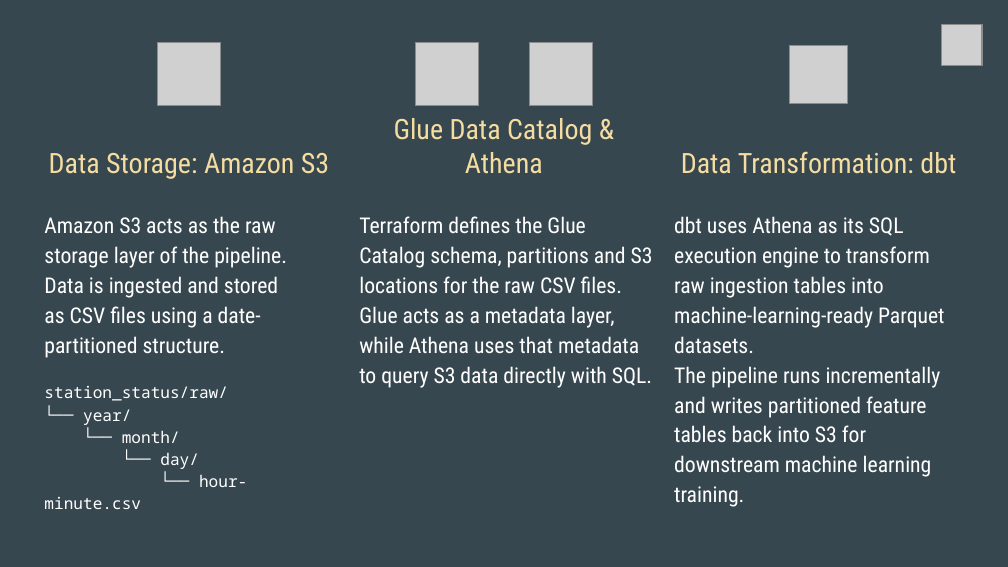
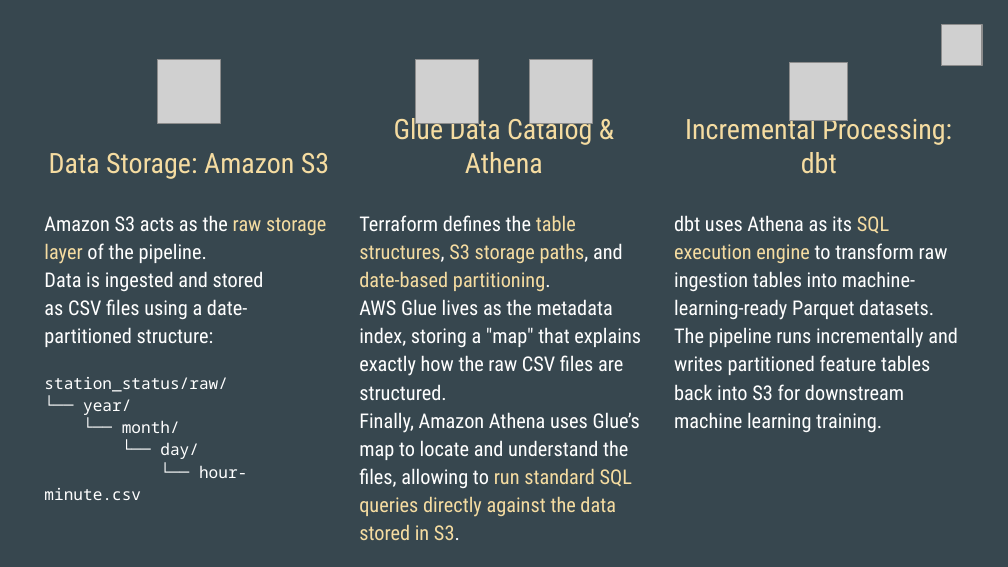
Before and after one commit to allisterk2703/velib-data-ingestion, a slide deck: slide 7 of docs/velops_presentation.pptx. Drawn at 1008x567 pixels with LibreOffice and Linux fonts; fonts in the diff are those of the drawing; grey boxes stand for pictures. Boxes give left, top, right and bottom in pixels: in the first picture for what was removed or moved away, otherwise in the second. Text is boxed around its words. In the diff, an @@ line names an element or a change of style, - is before the commit and + after.

```diff
--- a/docs/velops_presentation.pptx
+++ b/docs/velops_presentation.pptx
@@ 4 pictures moved together from (x1=157, y1=42, x2=848, y2=106) to (x1=157, y1=59, x2=848, y2=123) @@
@@ title at (x1=685, y1=114, x2=952, y2=174): text changed @@
-Data Transformation: dbt
+Incremental Processing: dbt
@@ text "dbt uses Athena as its ..." at (x1=674, y1=215, x2=958, y2=432): size 15.5 to 14.5 pt; text colour #FFFFFF to #F5DCA1 in "SQL execution engine"; more space between paragraphs @@
@@ text at (x1=44, y1=215, x2=326, y2=291): size 15.5 to 14.5 pt in "Amazon S3 acts as the raw storage ...", "Data is ingested and stored"; text colour #FFFFFF to #F5DCA1 in "raw storage layer" @@
@@ text at (x1=359, y1=215, x2=641, y2=540): text changed; size 15.5 to 14.5 pt @@
-Terraform defines the Glue Catalog schema, partitions and S3 locations for the raw CSV files. Glue acts as a metadata layer, while Athena uses that metadata to query S3 data directly with SQL.
+Terraform defines the table structures, S3 storage paths, and date-based partitioning.
+AWS Glue lives as the metadata index, storing a "map" that explains exactly how the raw CSV files are structured.
+Finally, Amazon Athena uses Glue’s map to locate and understand the files, allowing to run standard SQL queries directly against the data stored in S3.
@@ text at (x1=44, y1=299, x2=247, y2=347): text changed; size 15.5 to 14.5 pt @@
-as CSV files using a date-partitioned structure.
+as CSV files using a date-partitioned structure:
```
Also in this commit, not shown: 3 other slides changed, 6 slides added, 1 other file.
